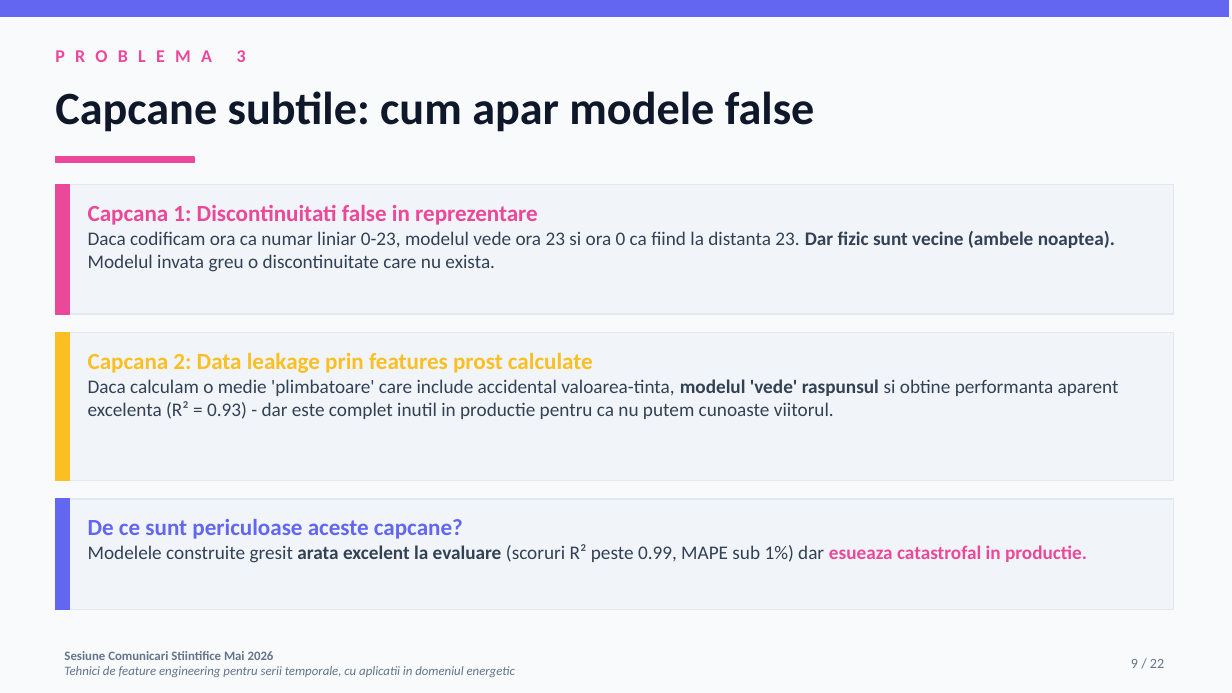
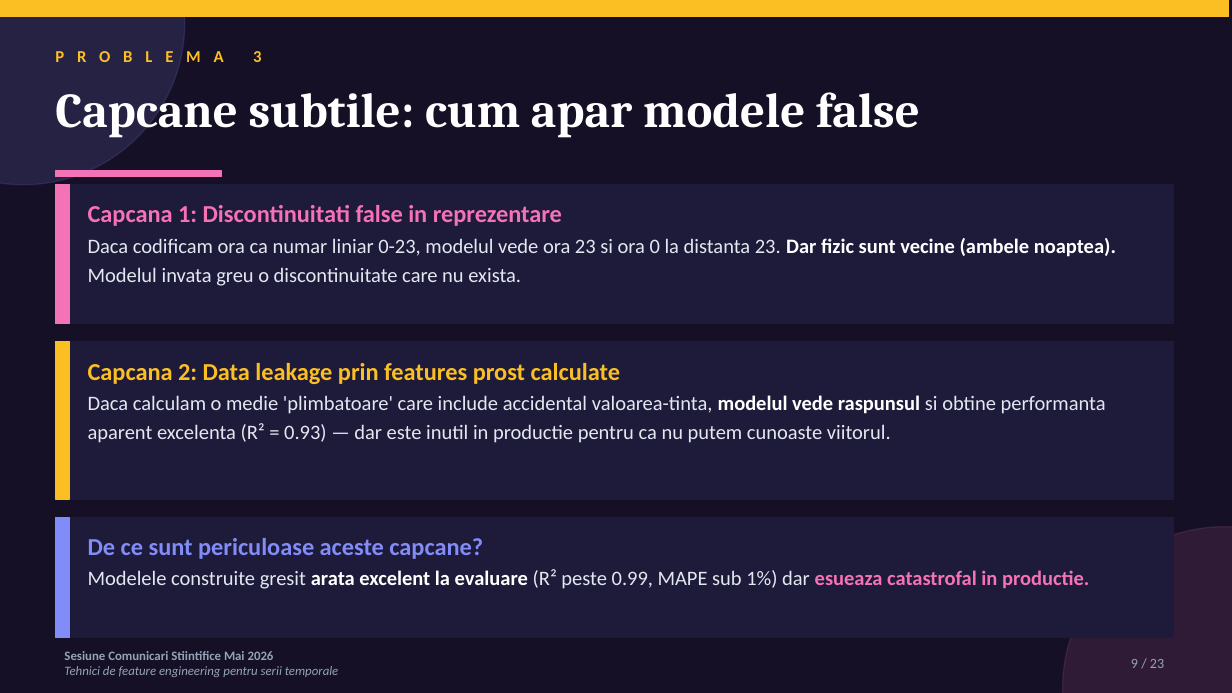
Before and after one commit to diana-nenu/Disertatie_AI_Platform, a slide deck: slide 9 of docs/SCSS/SCSS_FeatureEngineering_Diana_Nenu.pptx. Drawn at 1232x693 pixels with LibreOffice and Linux fonts; fonts in the diff are those of the drawing. Boxes give left, top, right and bottom in pixels: in the first picture for what was removed or moved away, otherwise in the second. Text is boxed around its words. In the diff, an @@ line names an element or a change of style, - is before the commit and + after.

Commit message:
SCSS pptx V3: tema dark gamma-style, povesti per tehnica, fara animatii click
Refactorizare totala conform feedback-ului:

Tema noua 'Modern Dark Gamma-style':
* Fundal indigo deep #151025 pe TOATE slide-urile (consistenta vizuala)
* Carduri cu fundal panel #1E1A3A
* Tipografie serif Cambria pentru titluri (mai eleganta)
* Calibri pentru body cu text 17-22pt (mai mare)
* Accenturi: indigo bright #818CF8, pink #F472B6, amber #FBBF24
* Forme decorative ovale cu transparency in colturi

Structura noua (23 slide-uri):
* Slide 1-10: pastrate de la V2 (context, 3 seturi date, problema, overview)
* Slide 11-15: TEHNICA 1 (encoding ciclic) ca poveste in 5 acte
  - 11: Intro - cum invata un model timpul (idea naiva vs realitate)
  - 12: Impactul problemei (figura comparativa)
  - 13: Inspiratia matematica (sin si cos basics)
  - 14: Solutia - formula + pasi de aplicare + GIF cerc
  - 15: Impactul tehnicii (3 carduri)
* Slide 16-19: TEHNICA 2 (lag features) ca poveste in 4 acte
  - 16: Intro - autoregresivitate intuitie
  - 17: Matematica AR(1) - formula + interpretare phi
  - 18: Aplicarea - cod + semantica fiecarui lag + descoperirea 90%
  - 19: Vizualizare GIF + concluzia
* Slide 20-22: TEHNICA 3 (rolling) ca poveste in 3 acte
  - 20: Intro - limitarea lag-ului (scenariu problematic vs robust)
  - 21: Rolling mean si std (doua carduri)
  - 22: Capcana shift(1) - GIF + greseala vs solutia
* Slide 23: Concluzii + Multumesc INTEGRATE (NU mai exista slide separat
  'Astept intrebarile')

Modificari de comportament:
* Animatiile pe click SCOASE complet
* Tranzitiile FADE intre slide-uri pastrate
* GIF-urile animate pastrate (cerc ore, AR, shift1)
* Text mult mai mare peste tot (titluri 38pt, body 16-18pt, formule 22pt+)

```diff
--- a/docs/SCSS/SCSS_FeatureEngineering_Diana_Nenu.pptx
+++ b/docs/SCSS/SCSS_FeatureEngineering_Diana_Nenu.pptx
@@ background #F8FAFC to #151025 @@
@@ rectangle at (x1=0, y1=0, x2=1229, y2=17): fill #6366F1 to #FBBF24; outline #6366F1 1 pt to #FBBF24 1 pt @@
@@ ellipse added at (x1=0, y1=0, x2=185, y2=185), fill #818CF8 at 15% opacity, outline #818CF8 1 pt @@
@@ text "PROBLEMA 3" at (x1=253, y1=51, x2=261, y2=62): size 14 to 13 pt, text colour #EC4899 to #FBBF24, letter spacing 8 to 10 pt @@
@@ text "Capcane subtile: cum apar modele ..." at (x1=55, y1=92, x2=920, y2=137): size 36 to 38 pt, font Calibri to Cambria, text colour #0F172A to #FFFFFF @@
@@ rectangle at (x1=55, y1=171, x2=222, y2=177): fill #EC4899 to #F472B6; outline #EC4899 1 pt to #F472B6 1 pt @@
@@ rectangle resized from (x1=55, y1=157, x2=194, y2=163) to (x1=55, y1=171, x2=222, y2=177) @@
@@ rectangle resized from (x1=55, y1=185, x2=1174, y2=314) to (x1=55, y1=185, x2=1174, y2=323) @@
@@ rectangle resized from (x1=55, y1=185, x2=69, y2=314) to (x1=55, y1=185, x2=69, y2=323) @@
@@ rectangle at (x1=55, y1=185, x2=69, y2=323): fill #EC4899 to #F472B6; outline #EC4899 1 pt to #F472B6 1 pt @@
@@ text at (x1=88, y1=205, x2=1116, y2=286): text changed; size 15 to 16 pt; text colour #334155 to #E2E8F0 @@
-Capcana 1: Discontinuitati false in reprezentare
-Daca codificam ora ca numar liniar 0-23, modelul vede ora 23 si ora 0 ca fiind la distanta 23. Dar fizic sunt vecine (ambele noaptea). Modelul invata greu o discontinuitate care nu exista.
+Capcana 1: Discontinuitati false in reprezentare
+Daca codificam ora ca numar liniar 0-23, modelul vede ora 23 si ora 0 la distanta 23. Dar fizic sunt vecine (ambele noaptea). Modelul invata greu o discontinuitate care nu exista.
@@ rectangle resized from (x1=55, y1=333, x2=69, y2=481) to (x1=55, y1=342, x2=69, y2=499) @@
@@ rectangle resized from (x1=55, y1=333, x2=1174, y2=481) to (x1=55, y1=342, x2=1174, y2=499) @@
@@ text at (x1=88, y1=363, x2=1106, y2=443): text changed; size 15 to 16 pt; text colour #334155 to #E2E8F0 @@
-Capcana 2: Data leakage prin features prost calculate
-Daca calculam o medie 'plimbatoare' care include accidental valoarea-tinta, modelul 'vede' raspunsul si obtine performanta aparent excelenta (R² = 0.93) - dar este complet inutil in productie pentru ca nu putem cunoaste viitorul.
+Capcana 2: Data leakage prin features prost calculate
+Daca calculam o medie 'plimbatoare' care include accidental valoarea-tinta, modelul vede raspunsul si obtine performanta aparent excelenta (R² = 0.93) — dar este inutil in productie pentru ca nu putem cunoaste viitorul.
@@ fill #F1F5F9 to #1E1A3A; outline #E2E8F0 1 pt to #1E1A3A 1 pt in 3 elements at (x1=55, y1=185, x2=1174, y2=323), (x1=55, y1=342, x2=1174, y2=499), (x1=55, y1=518, x2=1174, y2=638) @@
@@ rectangle resized from (x1=55, y1=499, x2=1174, y2=610) to (x1=55, y1=518, x2=1174, y2=638) @@
@@ rectangle resized from (x1=55, y1=499, x2=69, y2=610) to (x1=55, y1=518, x2=69, y2=638) @@
@@ rectangle at (x1=55, y1=518, x2=69, y2=638): fill #6366F1 to #818CF8; outline #6366F1 1 pt to #818CF8 1 pt @@
@@ text at (x1=88, y1=538, x2=1089, y2=589): text changed; size 15 to 16 pt; text colour #334155 to #E2E8F0 @@
-De ce sunt periculoase aceste capcane?
-Modelele construite gresit arata excelent la evaluare (scoruri R² peste 0.99, MAPE sub 1%) dar esueaza catastrofal in productie.
+De ce sunt periculoase aceste capcane?
+Modelele construite gresit arata excelent la evaluare (R² peste 0.99, MAPE sub 1%) dar esueaza catastrofal in productie.
@@ ellipse added at (x1=1063, y1=527, x2=1232, y2=693), fill #F472B6 at 12% opacity, outline #F472B6 1 pt @@
@@ text at (x1=64, y1=651, x2=274, y2=660): text colour #64748B to #94A3B8 in "Sesiune Comunicari Stiintifice Mai 2026" @@
@@ text at (x1=1131, y1=659, x2=1164, y2=668): text changed; text colour #64748B to #94A3B8 @@
-9 / 22
+9 / 23
@@ text at (x1=64, y1=666, x2=338, y2=677): text changed; text colour #64748B to #94A3B8 @@
-Tehnici de feature engineering pentru serii temporale, cu aplicatii in domeniul energetic
+Tehnici de feature engineering pentru serii temporale
```
Also in this commit, not shown: 13 other slides changed, 9 slides added, 8 slides removed.
